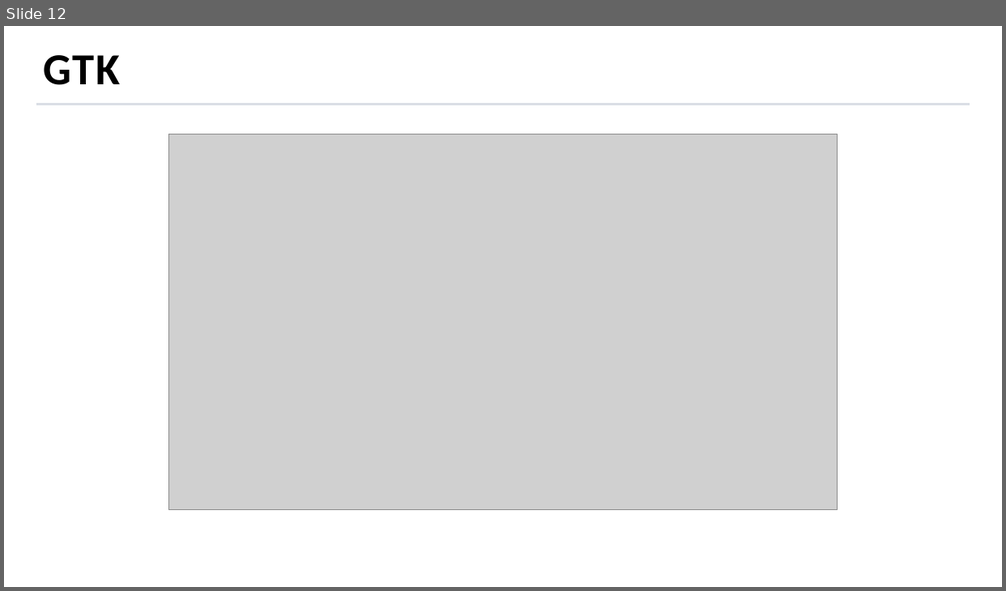
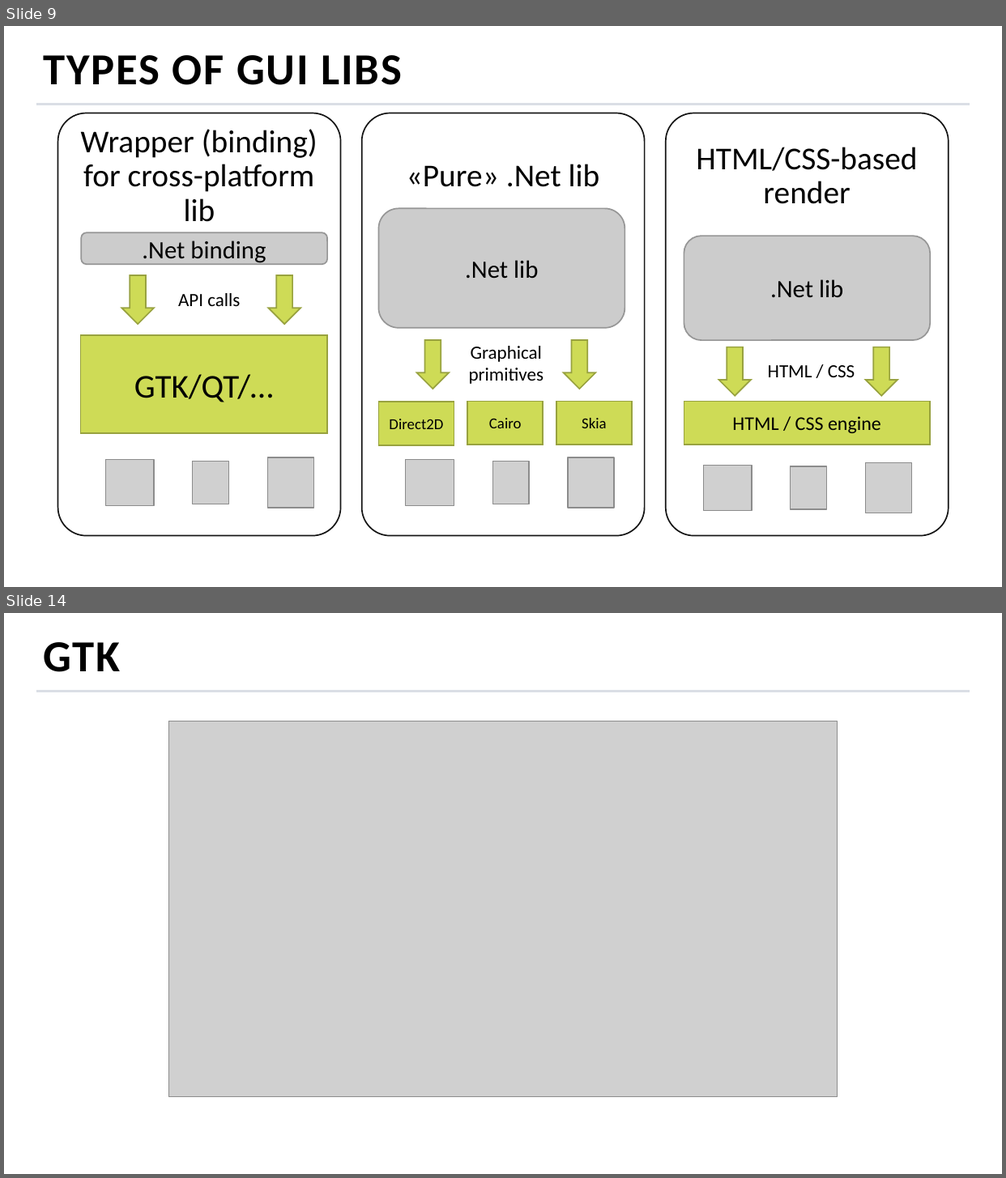
Before and after one commit to MihailRomanov/TechTalks_GUI_in_Net, a slide deck: presentation.pptx. Shown one above the other, each under a label of ours: slide 12 before the commit, slides 9 and 14 after it; the slides between them are not shown. The pictures are 1006x591 and 1006x1178 pixels, drawn with LibreOffice and Linux fonts; fonts in the diff are those of the drawing; grey boxes stand for pictures; background and template pictures are left out. Boxes give left, top, right and bottom in pixels: in the first picture for what was removed or moved away, otherwise in the second. Text is boxed around its words. In the diff, an @@ line names an element or a change of style, - is before the commit and + after.

```diff
--- a/presentation.pptx
+++ b/presentation.pptx
@@ slide 9 added at [4,26,1002,587], background picture (left out); not listed: 1 template element that a slide beside it also shows @@
@@ title added at [44,55,402,85], 32 pt, text #000000, bold @@
+TYPES OF GUI LIBS
@@ rounded rectangle added at [378,208,624,328], fill #CCCCCC, outline #979797 1 pt, 18 pt, text #000000 @@
+.Net lib
@@ rounded rectangle added at [81,233,327,264], fill #CCCCCC, outline #979797 1 pt, 18 pt, text #000000 @@
+.Net binding
@@ rounded rectangle added at [684,236,930,340], fill #CCCCCC, outline #979797 1 pt, 18 pt, text #000000 @@
+.Net lib
@@ down arrow added at [121,275,154,324], fill #CEDB56, outline #98A240 1 pt @@
@@ down arrow added at [268,275,300,324], fill #CEDB56, outline #98A240 1 pt @@
@@ text added at [178,293,240,306], 13.5 pt, text #000000 @@
+API calls
@@ rectangle added at [81,335,327,434], fill #CEDB56, outline #98A240 1 pt, 24 pt, text #000000 @@
+GTK/QT/…
@@ down arrow added at [417,340,449,389], fill #CEDB56, outline #98A240 1 pt @@
@@ down arrow added at [564,340,596,389], fill #CEDB56, outline #98A240 1 pt @@
@@ text added at [469,346,543,384], 13.5 pt, text #000000 @@
+Graphical
+primitives
@@ down arrow added at [718,348,751,396], fill #CEDB56, outline #98A240 1 pt @@
@@ text added at [768,365,854,378], 13.5 pt, text #000000 @@
+HTML / CSS
@@ down arrow added at [865,348,897,396], fill #CEDB56, outline #98A240 1 pt @@
@@ rectangle added at [378,402,454,445], fill #CEDB56, outline #98A240 1 pt, 11 pt, text #000000 @@
+Direct2D
@@ rectangle added at [467,401,543,444], fill #CEDB56, outline #98A240 1 pt, 11 pt, text #000000 @@
+Cairo
@@ rectangle added at [557,401,633,444], fill #CEDB56, outline #98A240 1 pt, 11 pt, text #000000 @@
+Skia
@@ rectangle added at [684,401,930,444], fill #CEDB56, outline #98A240 1 pt, 14 pt, text #000000 @@
+HTML / CSS engine
@@ group added at [58,113,340,536]: 3 pictures, 1 freeform shape @@
+Wrapper (binding) for cross-platform lib
@@ group added at [362,113,645,536]: 3 pictures, 1 freeform shape @@
+«Pure» .Net lib
@@ group added at [666,113,948,536]: 3 pictures, 1 freeform shape @@
+HTML/CSS-based render
@@ what was slide 12 is now slide 14 @@
```
Also in this commit, not shown: 14 slides changed, 2 other slides added, 2 slides removed.
